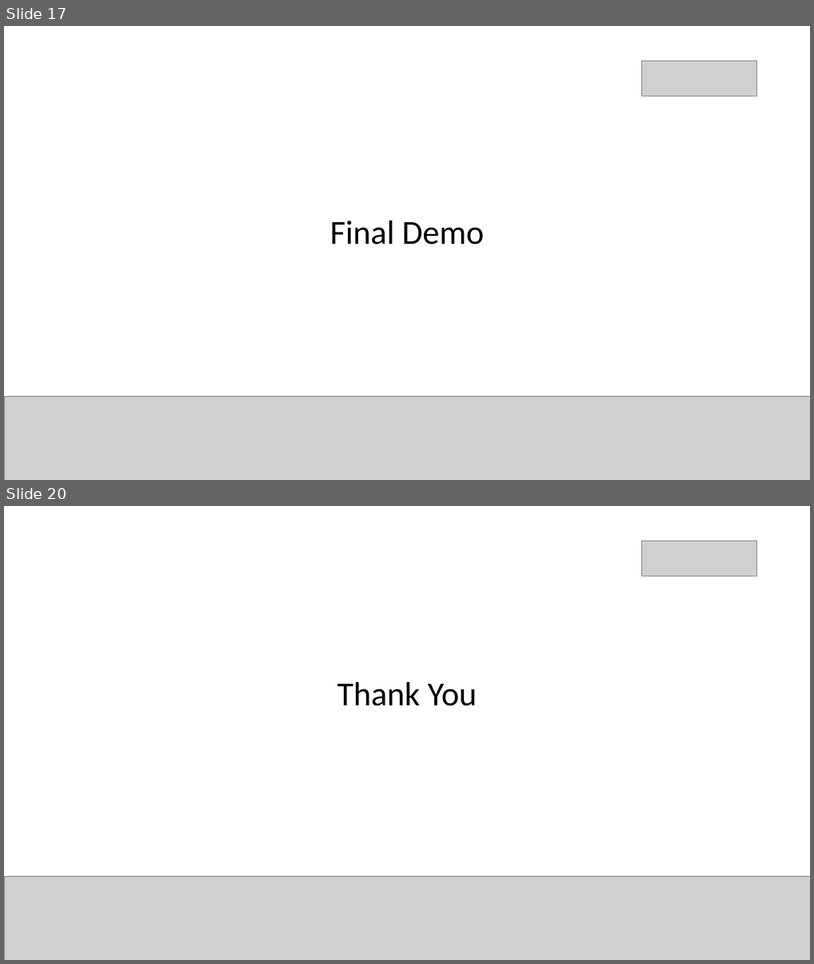
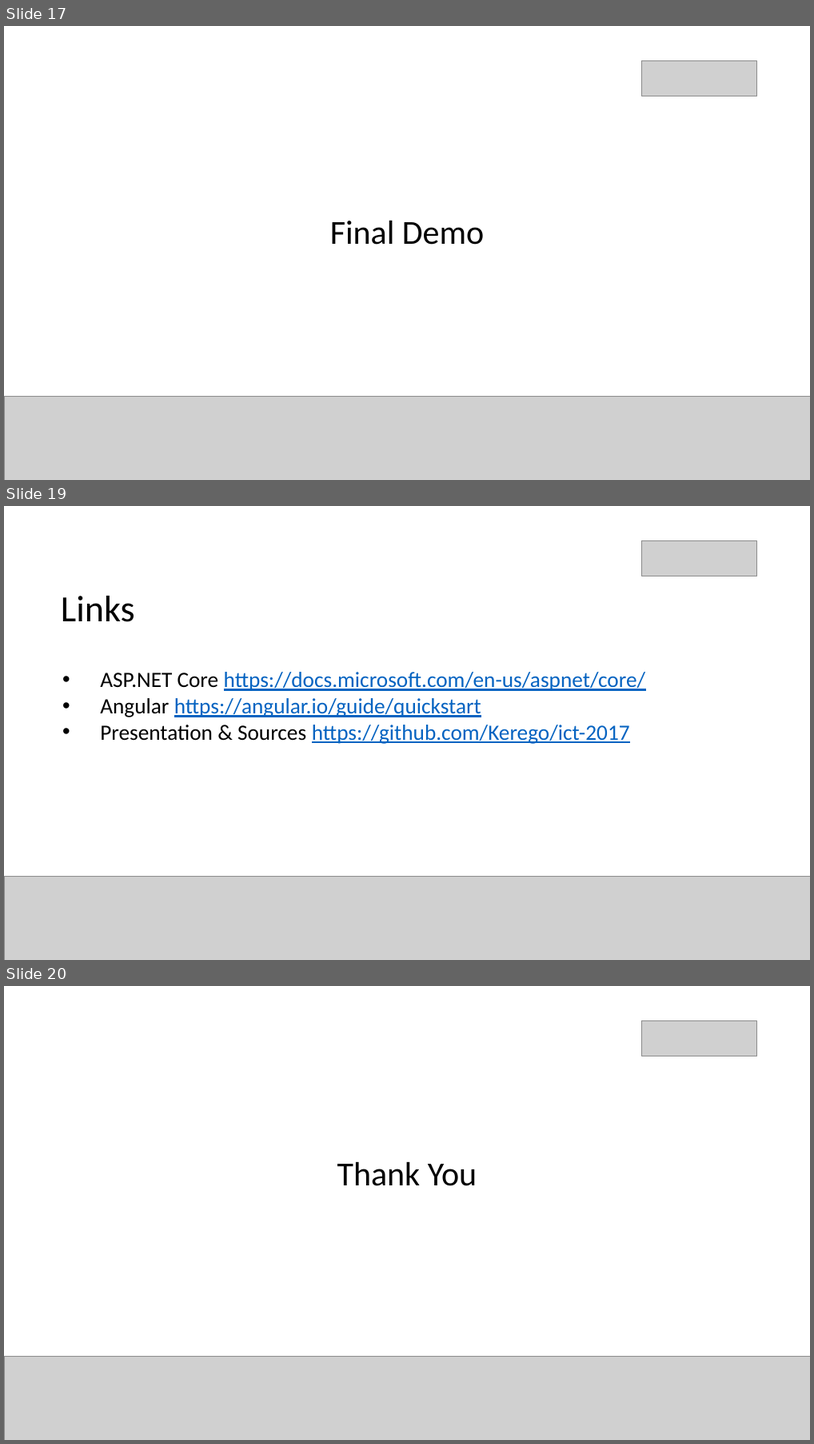
Before and after one commit to Kerego/ict-2017, a slide deck: Containerized SPA with .NET Backend.pptx. Shown one above the other, each under a label of ours: slides 17 and 20 before the commit, slides 17, 19 and 20 after it; the slides between them are not shown. The pictures are 814x964 and 814x1444 pixels, drawn with LibreOffice and Linux fonts; fonts in the diff are those of the drawing; grey boxes stand for pictures. Boxes give left, top, right and bottom in pixels: in the first picture for what was removed or moved away, otherwise in the second. Text is boxed around its words. In the diff, an @@ line names an element or a change of style, - is before the commit and + after.

```diff
--- a/Containerized SPA with .NET Backend.pptx
+++ b/Containerized SPA with .NET Backend.pptx
@@ slide 19 added at [4,506,810,960], background #FFFFFF @@
@@ picture added at [642,540,757,576] @@
@@ text added at [61,596,135,622], 44 pt, text #000000 @@
+Links
@@ text added at [100,672,646,744], 26 pt, text #0563C1, underline @@
+• ASP.NET Core https://docs.microsoft.com/en-us/aspnet/core/
+• Angular https://angular.io/guide/quickstart
+• Presentation & Sources https://github.com/Kerego/ict-2017
@@ picture added at [4,876,810,960] @@
```
Also in this commit, not shown: 1 slide changed, 1 slide removed, 1 other file.
